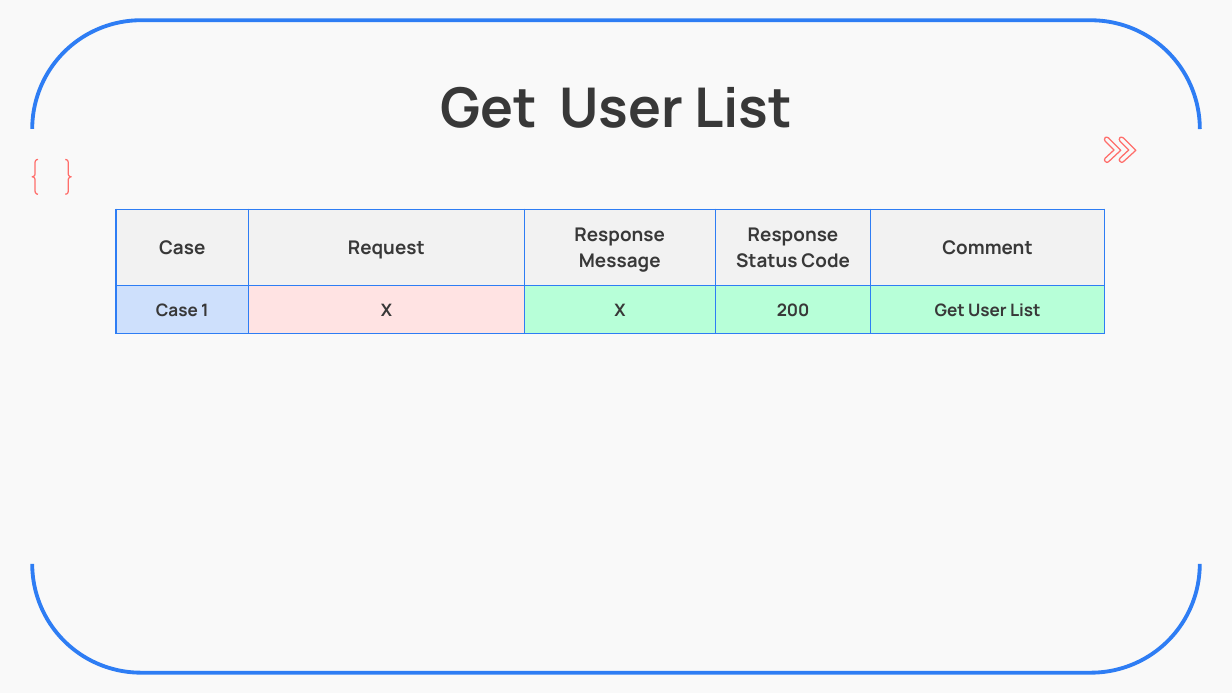
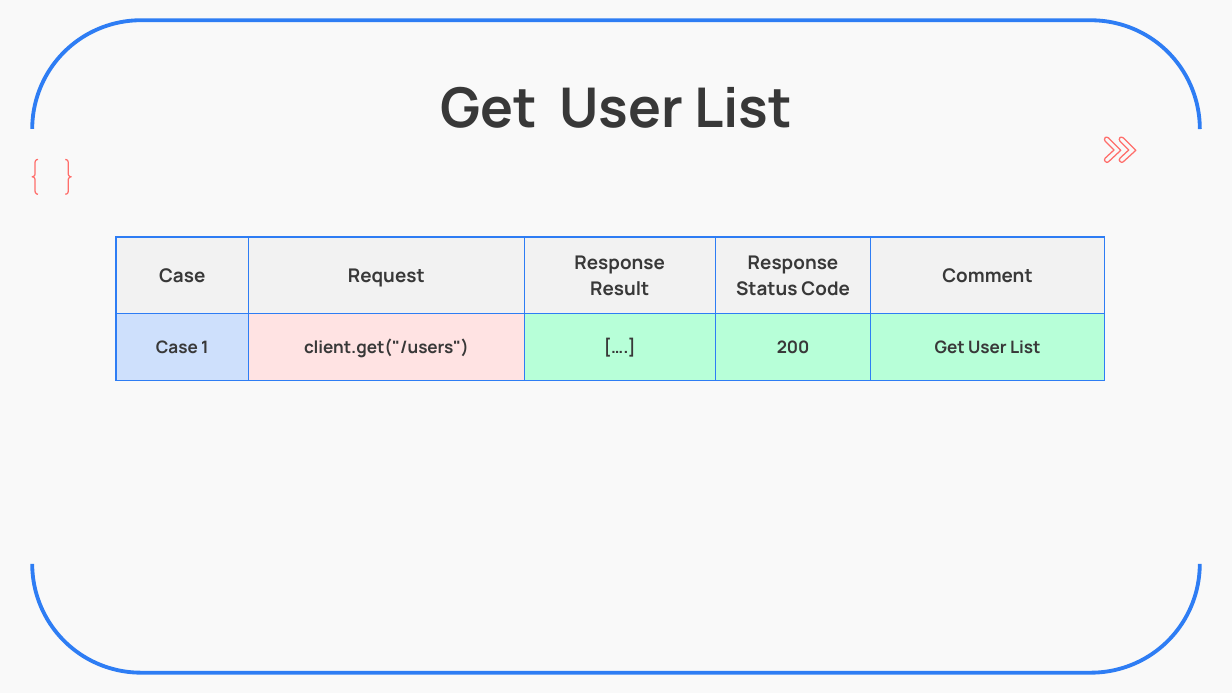
Before and after one commit to ZavierHuang/RESTFUL-API-DESIGN, a slide deck: slide 8 of 黃昱叡_SW2_Backend_Practice.pptx. Drawn at 1232x693 pixels with LibreOffice and Linux fonts; fonts in the diff are those of the drawing. Boxes give left, top, right and bottom in pixels: in the first picture for what was removed or moved away, otherwise in the second. Text is boxed around its words. In the diff, an @@ line names an element or a change of style, - is before the commit and + after.

Commit message:
Update PPT

```diff
--- a/黃昱叡_SW2_Backend_Practice.pptx
+++ b/黃昱叡_SW2_Backend_Practice.pptx
@@ table at (x1=116, y1=237, x2=1104, y2=373) @@
-row 1, column 3: Response Message
+row 1, column 3: Response Result
@@ row 2, column 2: "X" to "client.get("/users")" @@
-row 2, column 3: X
+row 2, column 3: [….]
@@ table resized from (x1=116, y1=209, x2=1104, y2=326) to (x1=116, y1=237, x2=1104, y2=373) @@
```
Also in this commit, not shown: 10 other slides changed, 1 slide added.
